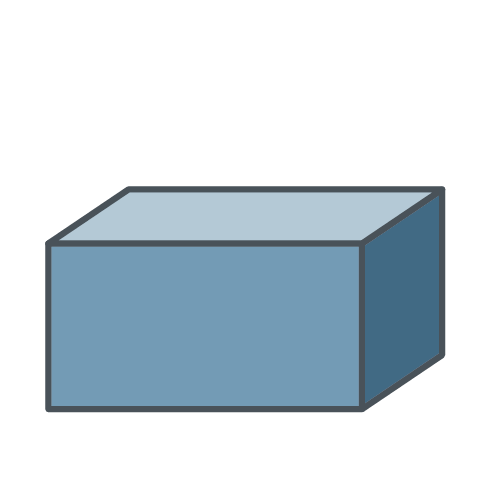
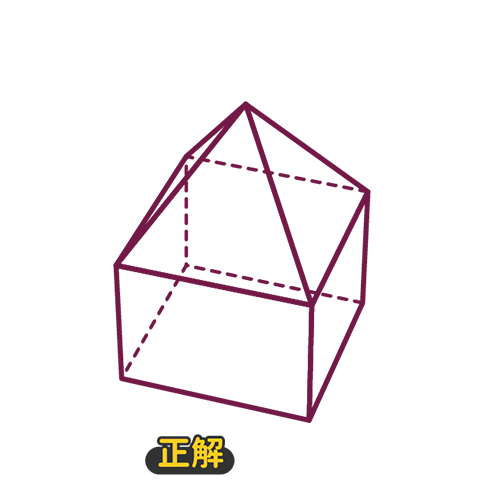
Layers edited between the first and the second 500×500 image:
showed "3-5_object-ans", painted on it over [94, 101, 390, 423]
showed "3-2_bingo" over [145, 434, 235, 475]
hid "圖層 0" over [45, 186, 446, 413]
